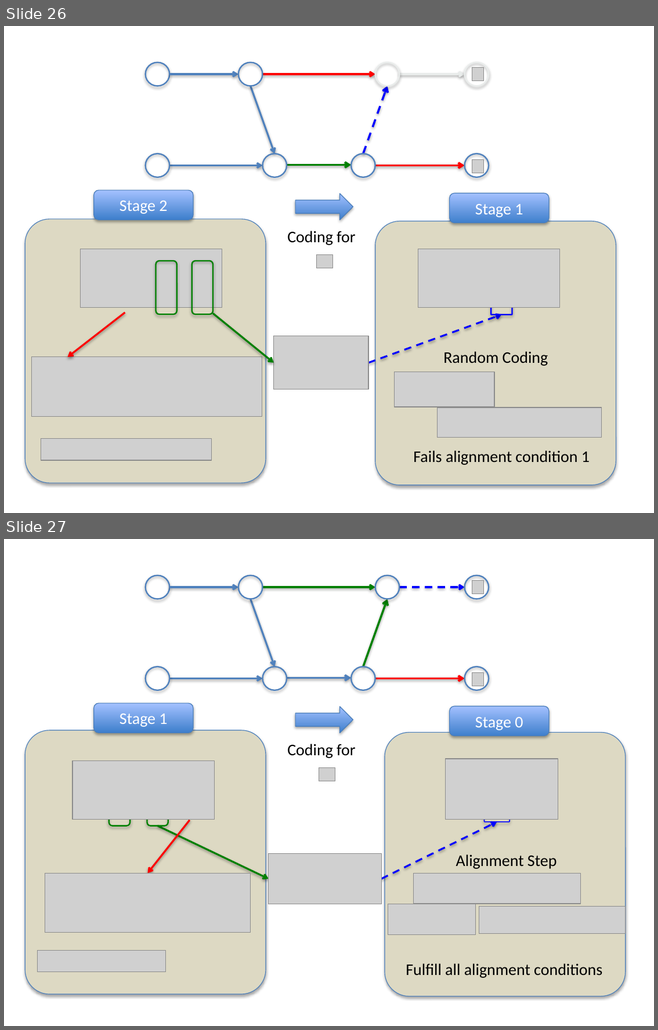
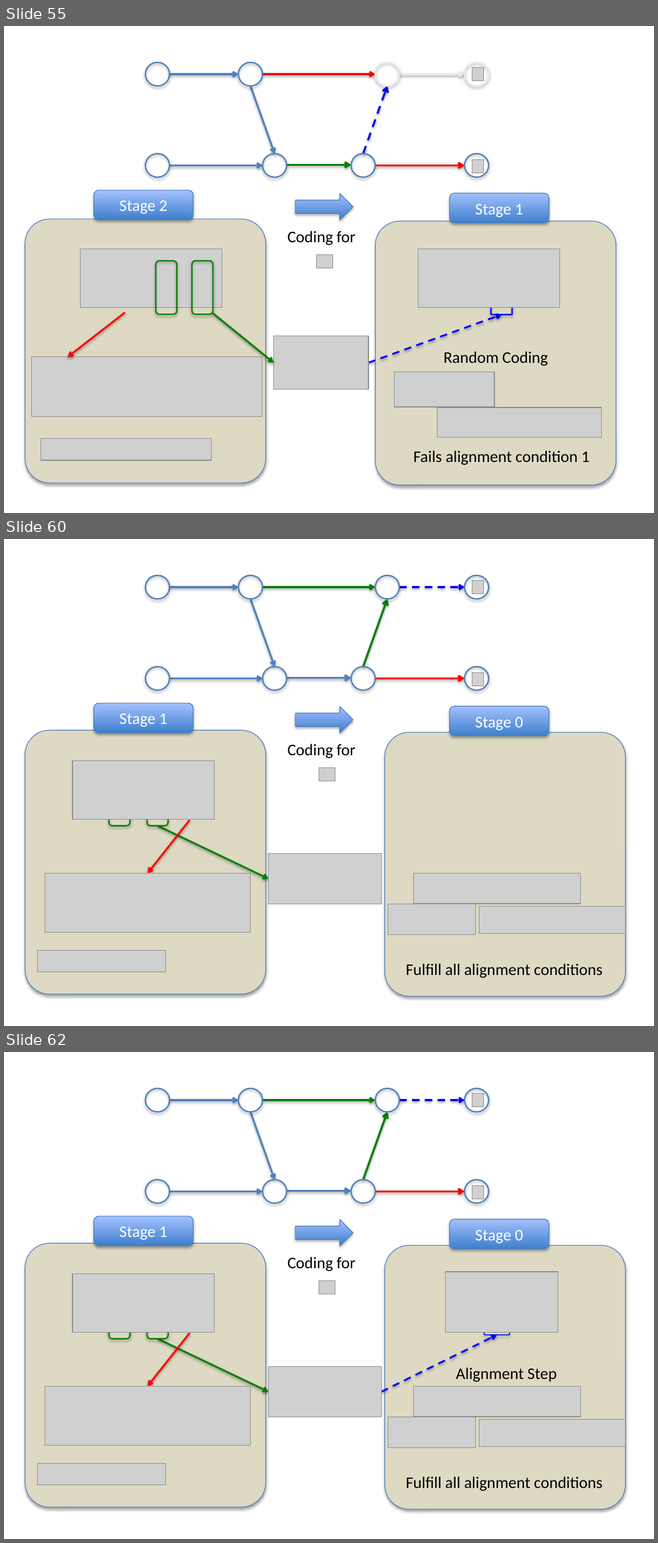
Before and after one commit to weifei/tuz, a slide deck: ExampleSlides.pptx. Shown one above the other, each under a label of ours: slides 26 and 27 before the commit, slides 55, 60 and 62 after it; the slides between them are not shown. The pictures are 658x1030 and 658x1543 pixels, drawn with LibreOffice and Linux fonts; fonts in the diff are those of the drawing; grey boxes stand for pictures; background and template pictures are left out. Boxes give left, top, right and bottom in pixels: in the first picture for what was removed or moved away, otherwise in the second. Text is boxed around its words. In the diff, an @@ line names an element or a change of style, - is before the commit and + after.

```diff
--- a/ExampleSlides.pptx
+++ b/ExampleSlides.pptx
@@ slide 60 added at (4,539,654,1026), background #FFFFFF @@
@@ group added at (146,576,489,690): 8 ellipses, 8 arrows @@
@@ picture added at (471,581,484,594) @@
@@ picture added at (471,673,484,686) @@
@@ rounded rectangle added at (94,703,193,733), fill gradient #3F80CE to #A4C4FF, outline #4B7EBC 0.75 pt, 18 pt, text #FFFFFF @@
+Stage 1
@@ right arrow added at (295,707,353,733), fill gradient #3F80CE to #A4C4FF, outline #4B7EBC 0.75 pt @@
@@ rounded rectangle added at (449,706,549,736), fill gradient #3F80CE to #A4C4FF, outline #4B7EBC 0.75 pt, 18 pt, text #FFFFFF @@
+Stage 0
@@ rounded rectangle added at (25,730,265,994), fill #DDD9C3, outline #4B7EBC 0.75 pt @@
@@ text added at (287,744,355,758), 18 pt, text #000000 @@
+Coding for
@@ rounded rectangle added at (384,733,625,996), fill #DDD9C3, outline #4B7EBC 0.75 pt @@
@@ picture added at (72,761,214,819) @@
@@ rounded rectangle added at (108,772,129,826), outline #008000 1.5 pt @@
@@ rounded rectangle added at (147,772,168,826), outline #008000 1.5 pt @@
@@ picture added at (319,768,335,781) @@
@@ arrow added from (190, 820) to (148, 873), #FF0000 2 pt @@
@@ arrow added from (157, 826) to (268, 879), #008000 2 pt @@
@@ picture added at (268,853,382,904) @@
@@ picture added at (45,873,251,933) @@
@@ picture added at (413,873,580,903) @@
@@ picture added at (387,904,475,935) @@
@@ picture added at (479,907,625,934) @@
@@ picture added at (38,950,166,972) @@
@@ text added at (405,964,602,978), 18 pt, text #000000 @@
+Fulfill all alignment conditions
@@ what was slide 26 is now slide 55 @@
@@ what was slide 27 is now slide 62 @@
```
Also in this commit, not shown: 1 slide changed, 34 other slides added.
